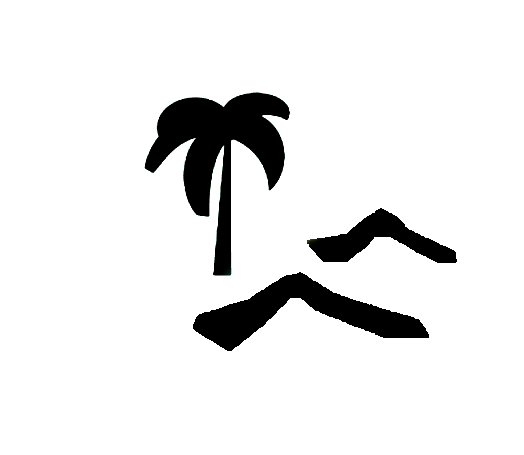
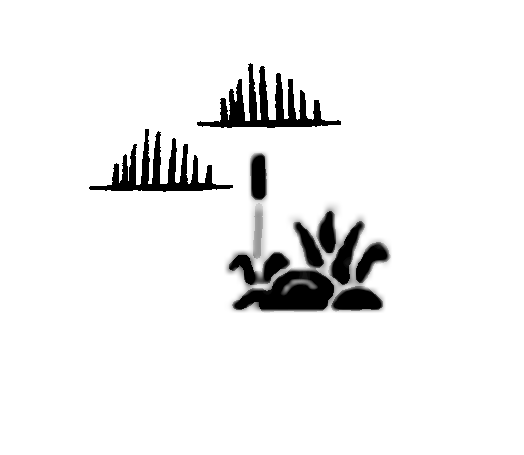
Layer changes from the first (524, 455) image to the second:
hid "jungle_hills", opacity 100% → 99%, painted on it over [144, 92, 457, 351]
renamed "Pasted Layer" to "fen", moved it above "bog", painted on it over [89, 63, 393, 314]
